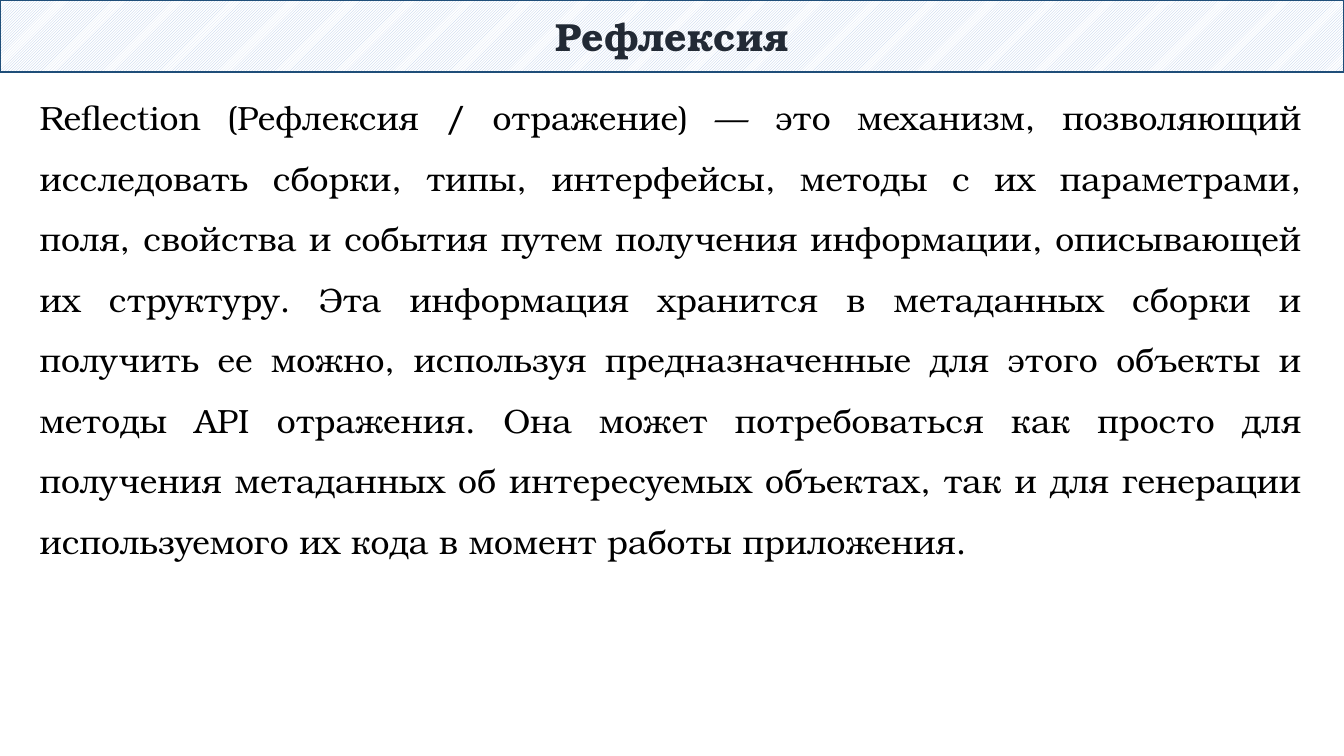
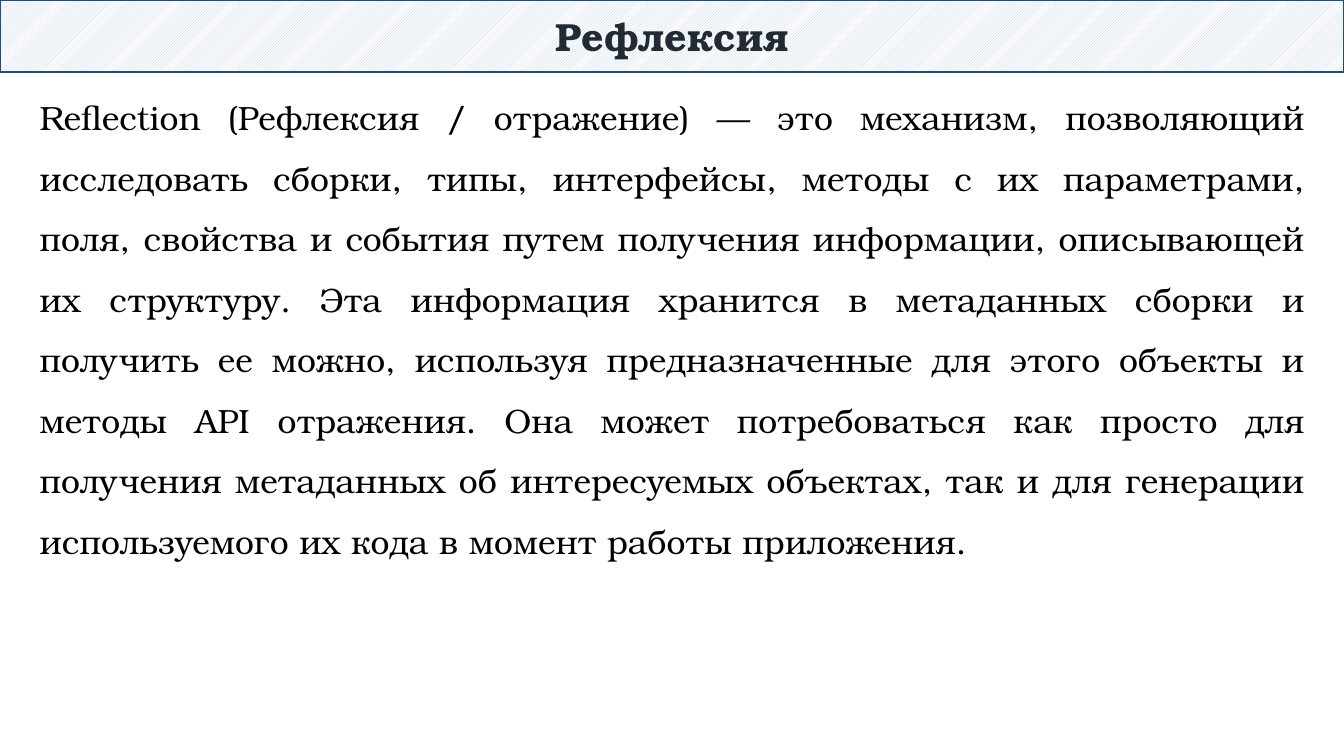
Before and after one commit to DaniilKlyukin/OOP-4, a slide deck: slide 2 of Лекции/ООП 1 лек 1.pptx. Drawn at 1344x756 pixels with LibreOffice and Linux fonts; fonts in the diff are those of the drawing. Boxes give left, top, right and bottom in pixels: in the first picture for what was removed or moved away, otherwise in the second. Text is boxed around its words. In the diff, an @@ line names an element or a change of style, - is before the commit and + after.

```diff
--- a/Лекции/ООП 1 лек 1.pptx
+++ b/Лекции/ООП 1 лек 1.pptx
@@ text "Reflection (Рефлексия / отражение) — ..." rewrapped from box(40, 105, 1301, 562) to box(40, 105, 1305, 562) @@
```
Also in this commit, not shown: 25 other slides changed, 1 other file.
